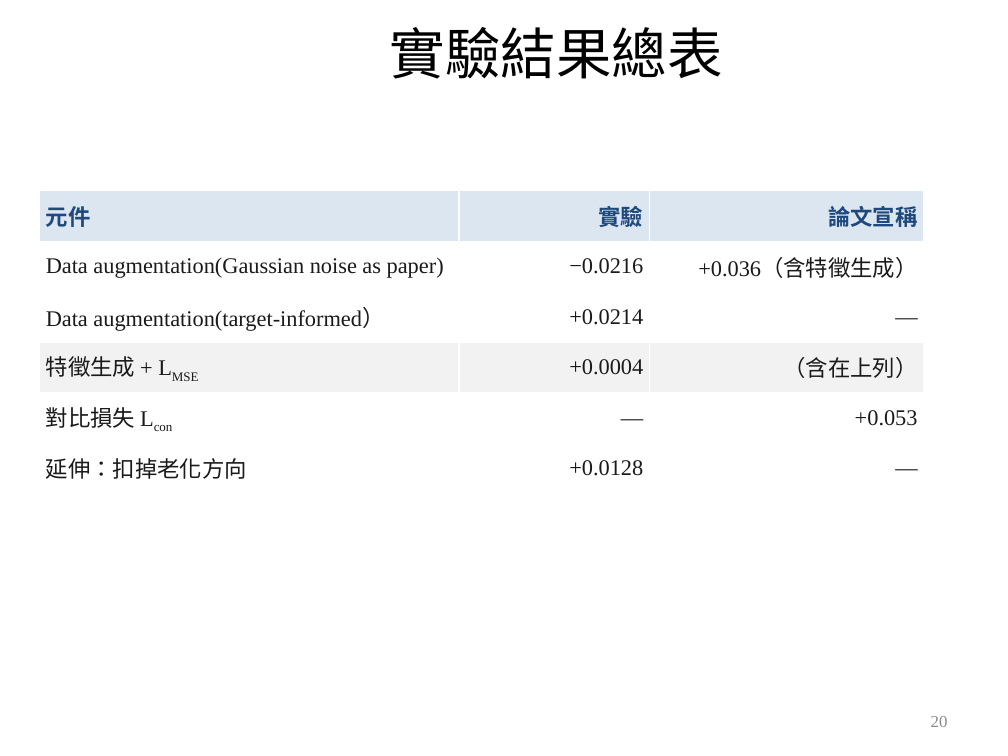
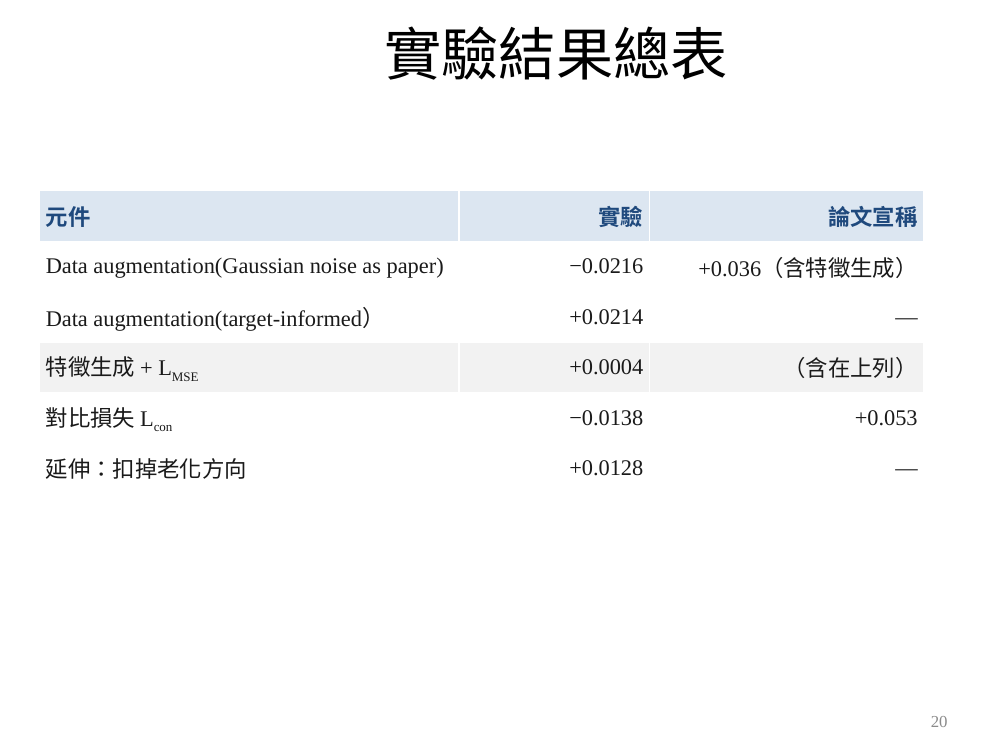
Before and after one commit to wintera1233/cdcnn, a slide deck: slide 20 of reports/10-22.pptx. Drawn at 1008x756 pixels with LibreOffice and Linux fonts; fonts in the diff are those of the drawing; background and template pictures are left out. Boxes give left, top, right and bottom in pixels: in the first picture for what was removed or moved away, otherwise in the second. Text is boxed around its words. In the diff, an @@ line names an element or a change of style, - is before the commit and + after.

```diff
--- a/reports/10-22.pptx
+++ b/reports/10-22.pptx
@@ title "實驗結果總表" at box(384, 26, 728, 80): size 39.6 to 40.9 pt @@
@@ table at box(39, 191, 923, 493) @@
-row 5, column 2: —
+row 5, column 2: −0.0138
@@ borders changed @@
```
Also in this commit, not shown: 20 other slides changed, 6 other files.
